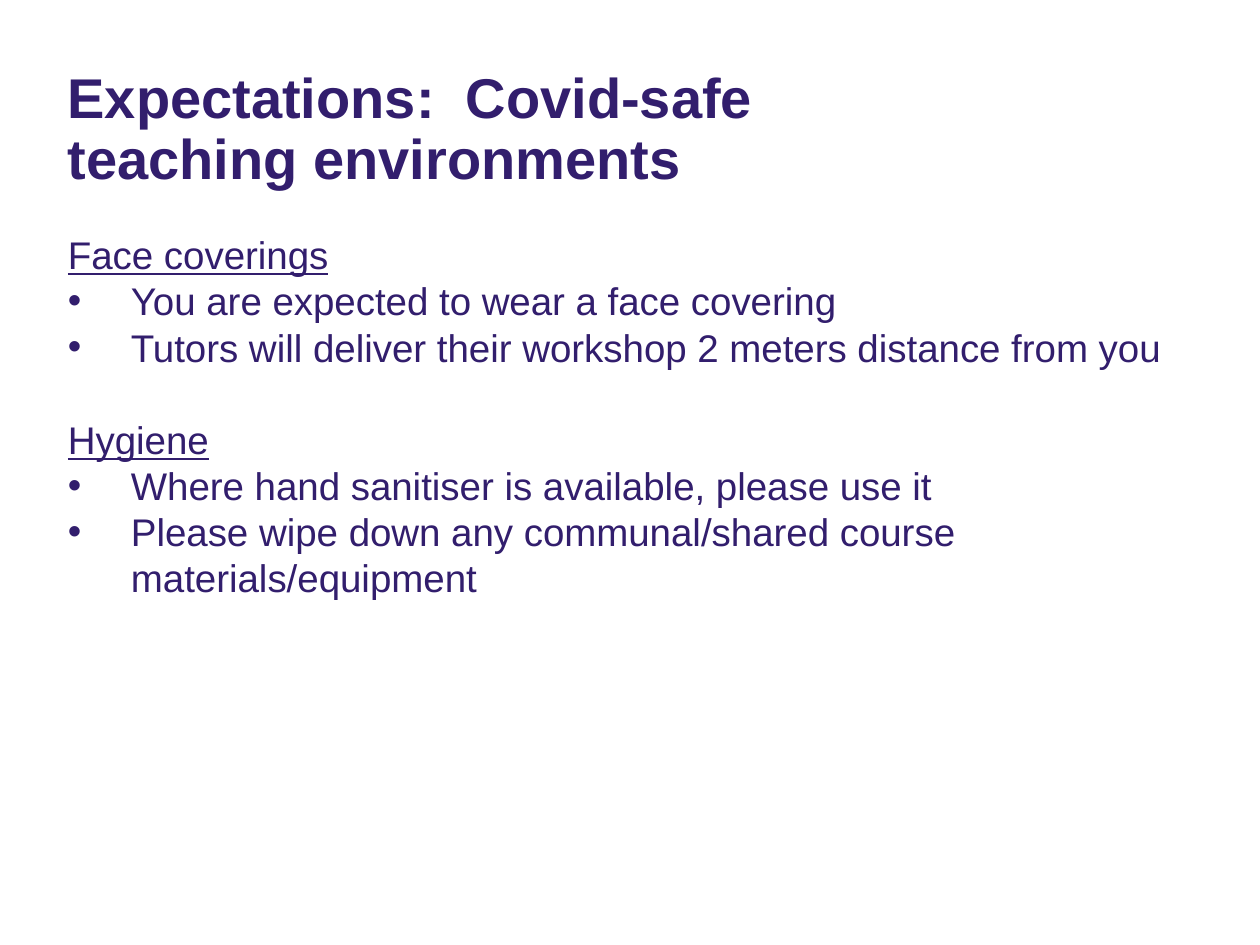
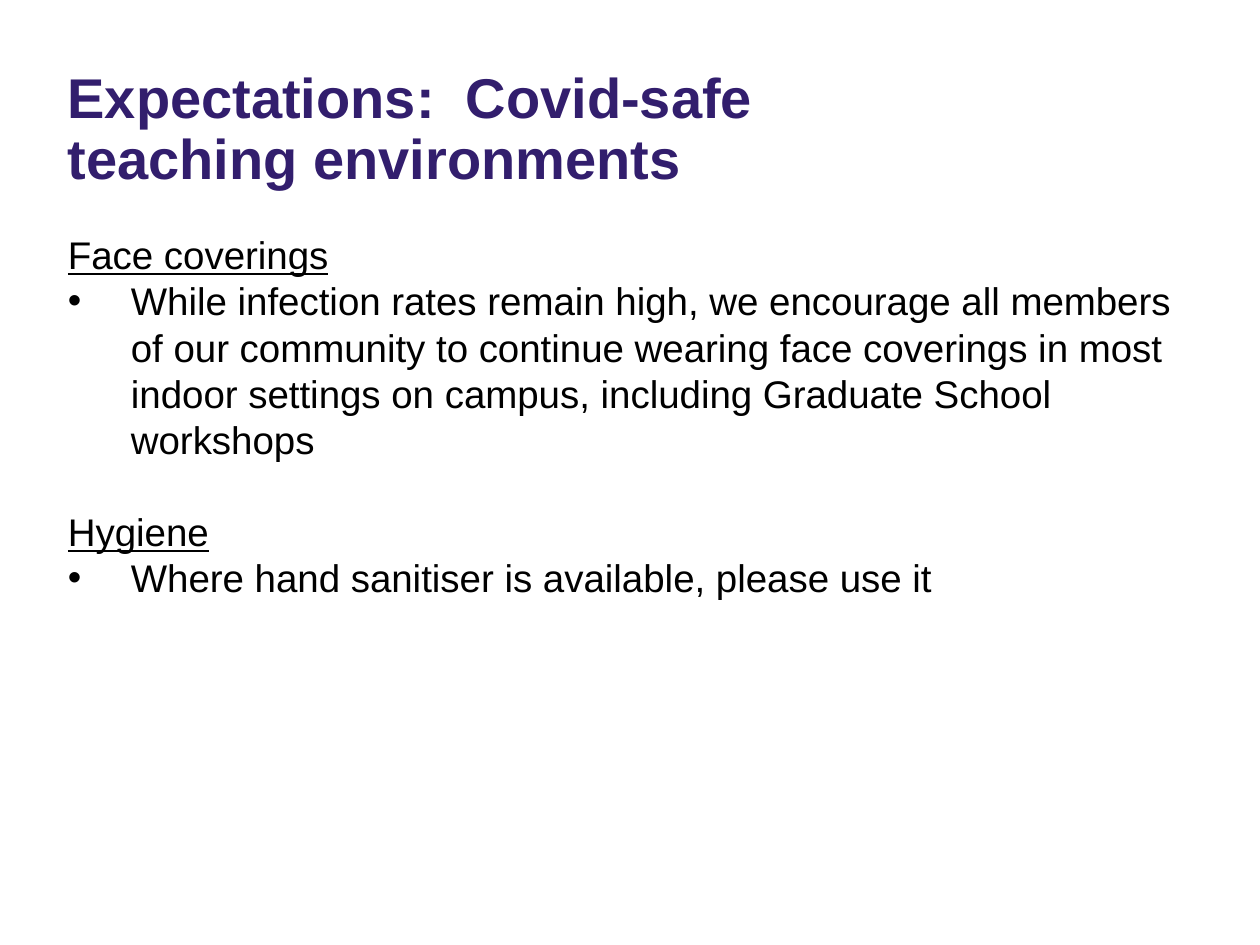
Before and after one commit to ImperialCollegeLondon/RCDS-managing-and-running-python-effectively, a slide deck: slide 3 of Managing and Running Python Effectively.pptx. Drawn at 1260x945 pixels with LibreOffice and Linux fonts; fonts in the diff are those of the drawing; background and template pictures are left out. Boxes give left, top, right and bottom in pixels: in the first picture for what was removed or moved away, otherwise in the second. Text is boxed around its words. In the diff, an @@ line names an element or a change of style, - is before the commit and + after.

```diff
--- a/Managing and Running Python Effectively.pptx
+++ b/Managing and Running Python Effectively.pptx
@@ subtitle at box(68, 241, 931, 600): text colour #321E6D to #000000 in "Face coverings", "Hygiene", "Where hand sanitiser is available, please use ..." @@
@@ subtitle at box(131, 287, 1171, 462): text changed; text colour #321E6D to #000000 @@
-• You are expected to wear a face covering
-• Tutors will deliver their workshop 2 meters distance from you
+• While infection rates remain high, we encourage all members of our community to continue wearing face coverings in most indoor settings on campus, including Graduate School workshops
@@ subtitle at box(131, 518, 955, 600): paragraph removed @@
-• Please wipe down any communal/shared course materials/equipment
```
Also in this commit, not shown: 1 slide removed.
